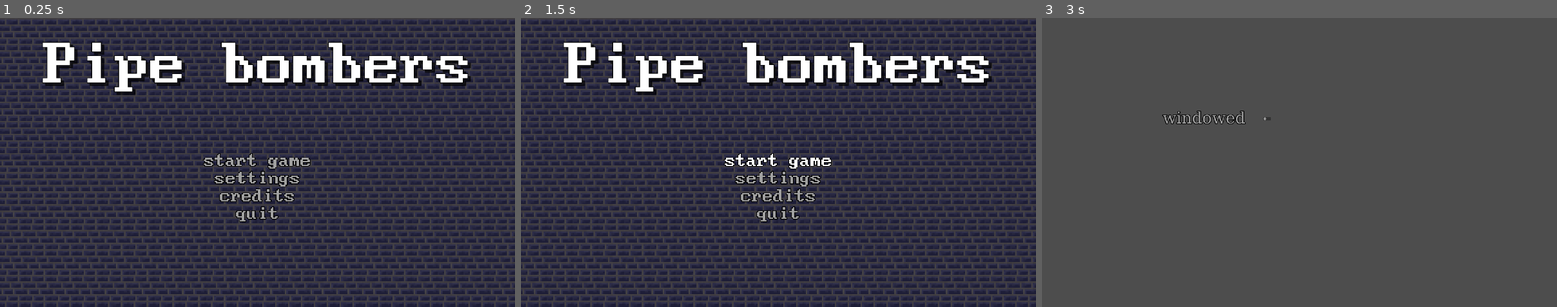
Above: before the commit, frames 1-3 (left to right).
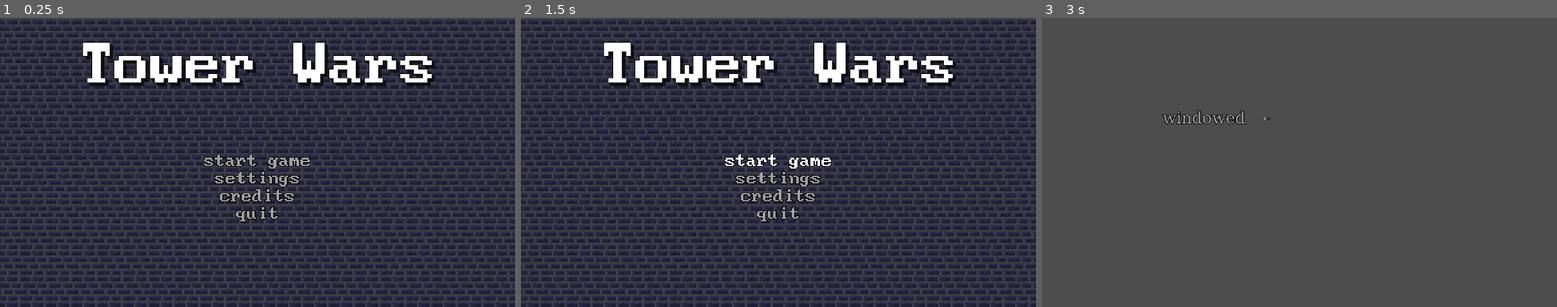
Above: after the commit, the same moments.

Repository: Canapca/NukeDuck
Game: Godot game, scene res://MainMenu/MenuScene.tscn
Two runs of this game, one before a commit and one after it. Both use one fixed random seed, a clock stepped at 60 frames per second and the inputs below.
Inputs:
- Up to frame 1 (0.25 s): no input
- Up to frame 2 (1.5 s): click "start game" at 0.5 s; click "start game" at 1.25 s
- Up to frame 3 (3 s): click "start game" at 2 s; click "settings" at 2.75 s

The runs differ from the first frame. In frame 1, 5.5% of the frame differs, in the area x 8-92%, y 8-27%; in frame 2, 5.5%; in frame 3, nothing differs.

Commit message:
Changed the text in the main menu

Diff:
--- a/project/MainMenu/MenuScene.tscn
+++ b/project/MainMenu/MenuScene.tscn
@@ -169,7 +169,7 @@
 offset_right = 1760.0
 offset_bottom = 355.0
 theme = ExtResource("2_sec58")
-text = "Pipe bombers"
+text = "Tower Wars"
 label_settings = SubResource("LabelSettings_0ytqx")
 horizontal_alignment = 1
 
